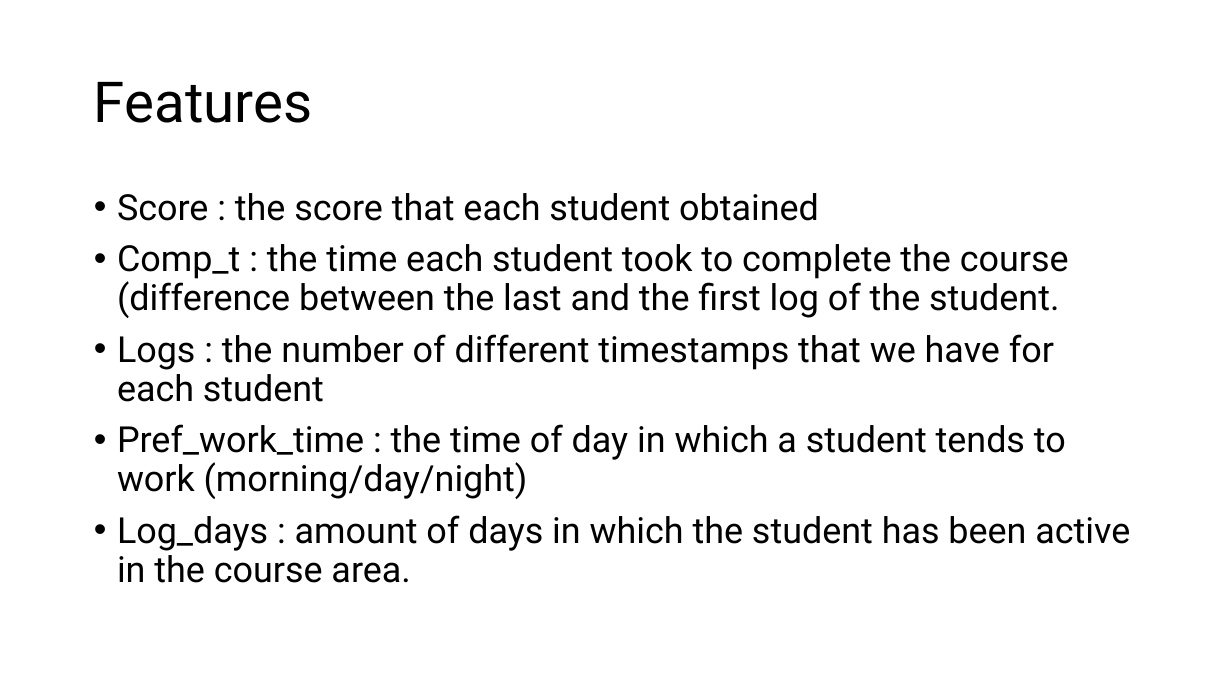
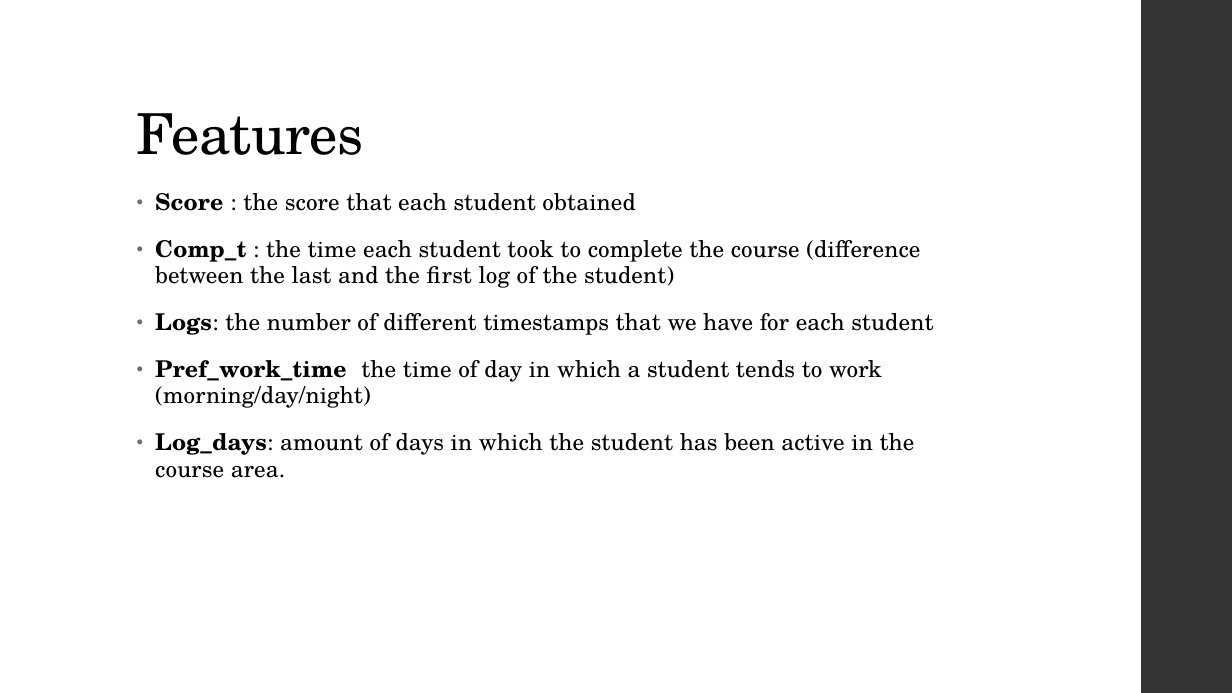
Before and after one commit to fskgiulia/JYUEF01, a slide deck: slide 4 of edm-project.pptx (slide 5 before the commit). Drawn at 1232x693 pixels with LibreOffice and Linux fonts; fonts in the diff are those of the drawing. Boxes give left, top, right and bottom in pixels: in the first picture for what was removed or moved away, otherwise in the second. Text is boxed around its words. In the diff, an @@ line names an element or a change of style, - is before the commit and + after.

Commit message:
modified the slides

```diff
--- a/edm-project.pptx
+++ b/edm-project.pptx
@@ rectangle added at [1141, 0, 1232, 693], fill #353537 @@
@@ title "Features": place and size @@
-title "Features" at [94, 82, 312, 123]
+title "Features" at [137, 113, 364, 155]
@@ title "Features" at [137, 113, 364, 155]: font Roboto to TeX Gyre Schola, letter spacing 0 to -0.5 pt; vertical alignment middle to bottom @@
@@ text "Score : the score that ...": place and size @@
-text "Score : the score that ..." at [117, 193, 1130, 583]
+text "Score : the score that ..." at [155, 193, 933, 478]
@@ text at [155, 193, 635, 211]: size 28 to 18 pt, font Roboto to TeX Gyre Schola, letter spacing 0 to 0.1 pt in "Score : the score that each student ..."; bold on in "Score"; indent changed; line spacing 0.9 to 0.95; more space between paragraphs @@
@@ text at [155, 240, 933, 478]: text changed; size 28 to 18 pt; font Roboto to TeX Gyre Schola @@
-• Comp_t : the time each student took to complete the course (difference between the last and the first log of the student.
-• Logs : the number of different timestamps that we have for each student
-• Pref_work_time : the time of day in which a student tends to work (morning/day/night)
-• Log_days : amount of days in which the student has been active in the course area.
+• Comp_t : the time each student took to complete the course (difference between the last and the first log of the student)
+• Logs: the number of different timestamps that we have for each student
+• Pref_work_time the time of day in which a student tends to work (morning/day/night)
+• Log_days: amount of days in which the student has been active in the course area.
```
Also in this commit, not shown: 3 other slides changed, 4 slides added, 2 slides removed.
